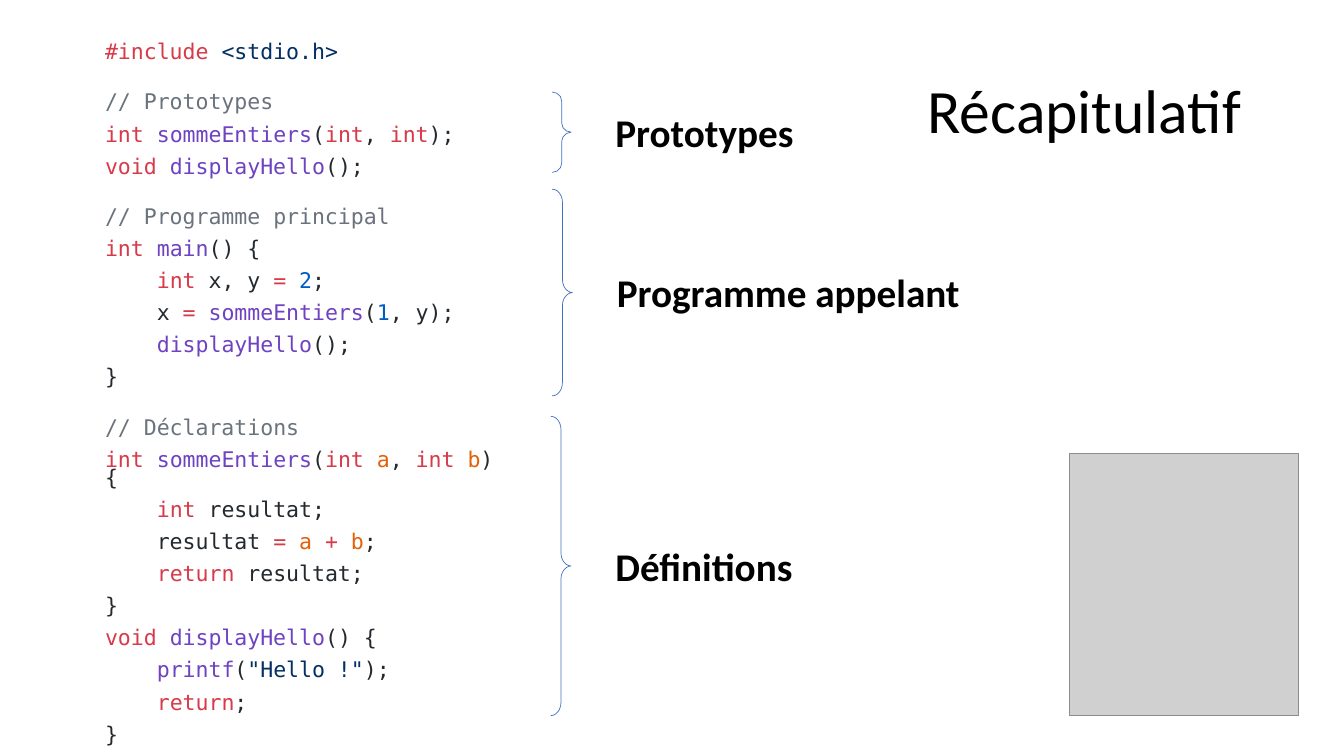
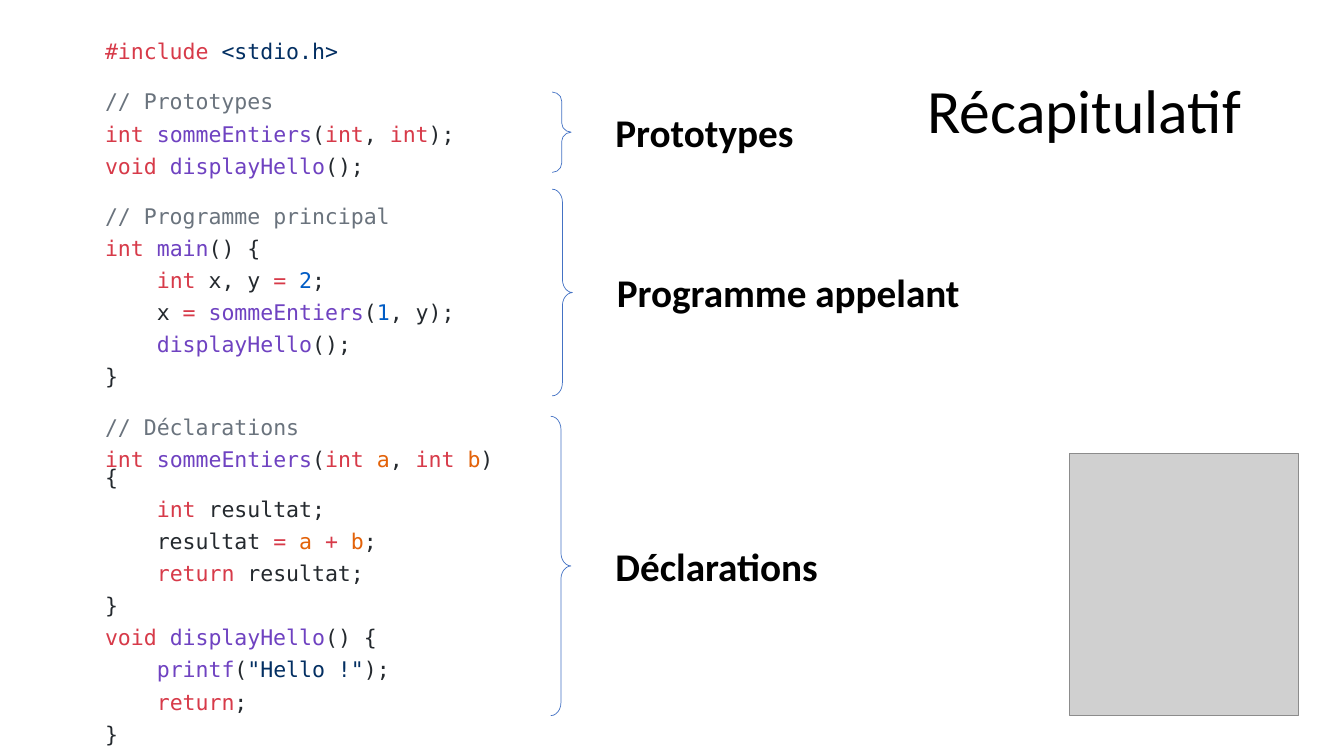
Before and after one commit to Firestorm49/bts-1, a slide deck: slide 13 of 02_C/05_Fonctions/Fonctions.pptx. Drawn at 1344x756 pixels with LibreOffice and Linux fonts; fonts in the diff are those of the drawing; grey boxes stand for pictures. Boxes give left, top, right and bottom in pixels: in the first picture for what was removed or moved away, otherwise in the second. Text is boxed around its words. In the diff, an @@ line names an element or a change of style, - is before the commit and + after.

```diff
--- a/02_C/05_Fonctions/Fonctions.pptx
+++ b/02_C/05_Fonctions/Fonctions.pptx
@@ text at (615,553,817,582): text changed @@
-Définitions
+Déclarations
```
Also in this commit, not shown: 12 slides added, 6 other files.
